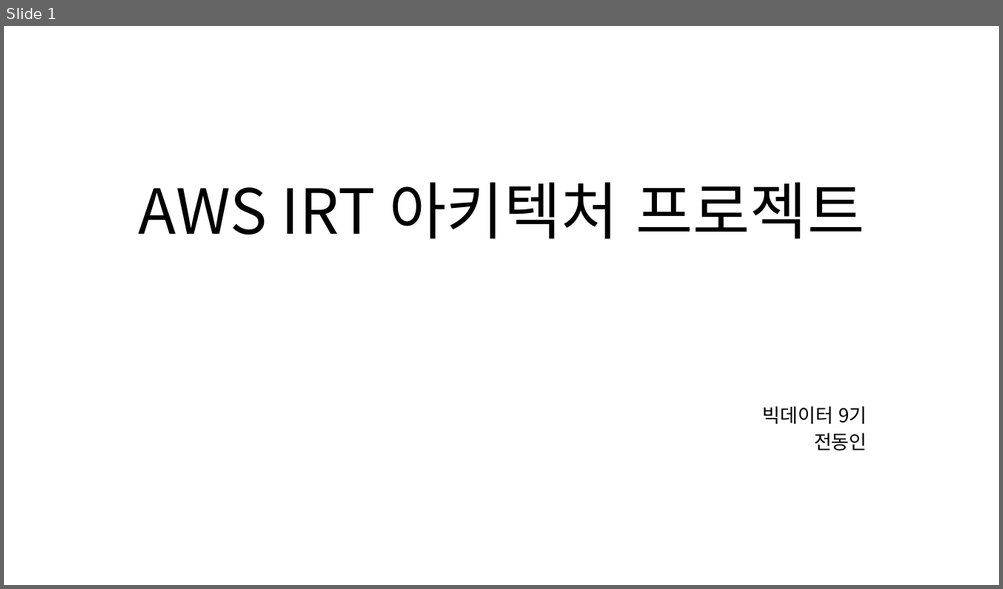
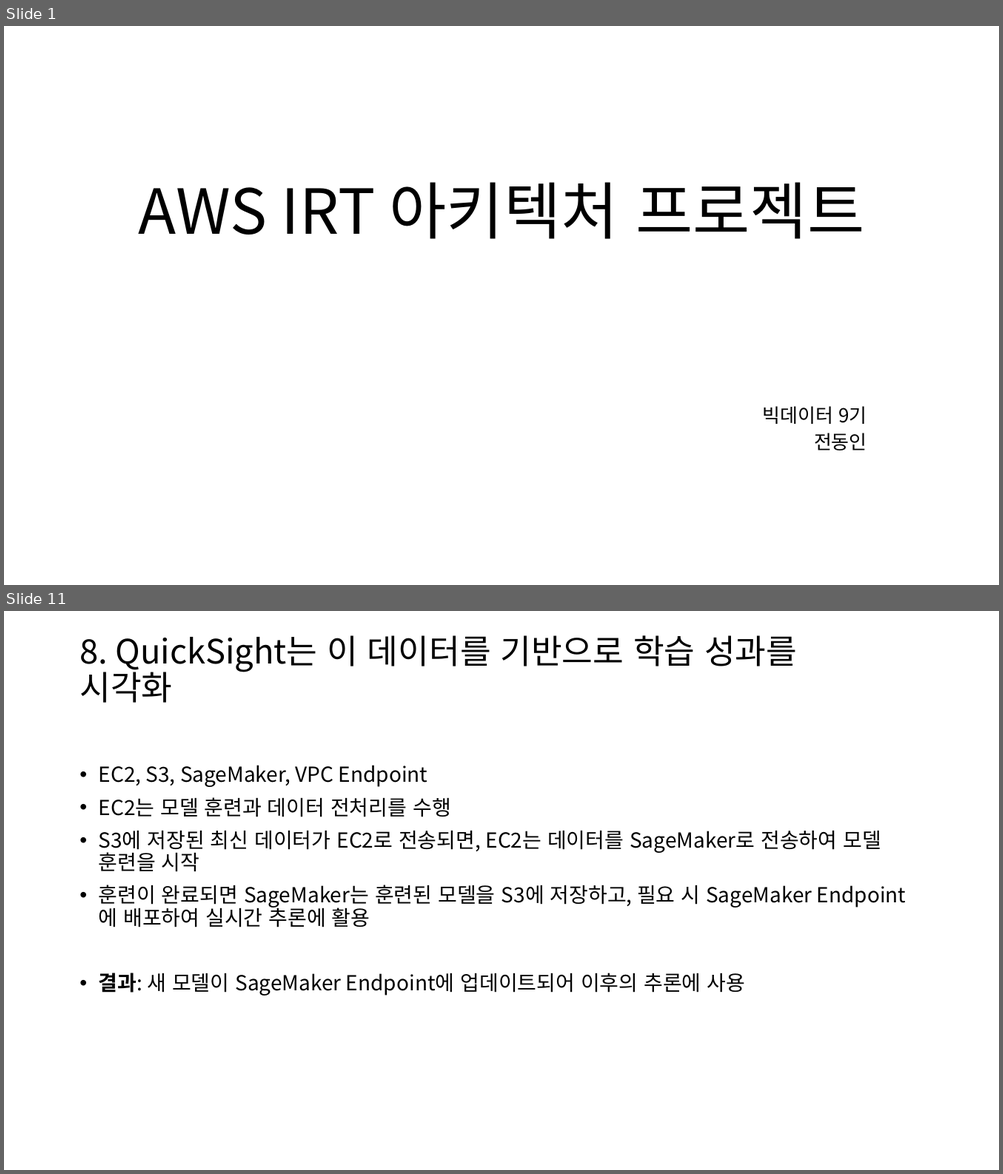
Before and after one commit to DonginJeon/Project, a slide deck: Personal/IRT_AWS/AWS IRT 아키텍처 프로젝트.pptx. Shown one above the other, each under a label of ours: slide 1 before the commit, slides 1 and 11 after it; the slides between them are not shown. The pictures are 1003x589 and 1003x1174 pixels, drawn with LibreOffice and Linux fonts; fonts in the diff are those of the drawing. Boxes give left, top, right and bottom in pixels: in the first picture for what was removed or moved away, otherwise in the second. Text is boxed around its words. In the diff, an @@ line names an element or a change of style, - is before the commit and + after.

```diff
--- a/Personal/IRT_AWS/AWS IRT 아키텍처 프로젝트.pptx
+++ b/Personal/IRT_AWS/AWS IRT 아키텍처 프로젝트.pptx
@@ slide 11 added at [4, 611, 999, 1170], background #FFFFFF @@
@@ title added at [79, 635, 797, 703], 32.4 pt, text #000000 @@
+8. QuickSight는 이 데이터를 기반으로 학습 성과를 시각화
@@ text added at [99, 765, 881, 996], 20 pt, text #000000 @@
+• EC2, S3, SageMaker, VPC Endpoint
+• EC2는 모델 훈련과 데이터 전처리를 수행
+• S3에 저장된 최신 데이터가 EC2로 전송되면, EC2는 데이터를 SageMaker로 전송하여 모델 훈련을 시작
+• 훈련이 완료되면 SageMaker는 훈련된 모델을 S3에 저장하고, 필요 시 SageMaker Endpoint에 배포하여 실시간 추론에 활용
+• 결과: 새 모델이 SageMaker Endpoint에 업데이트되어 이후의 추론에 사용
```
Also in this commit, not shown: 5 slides changed, 7 other slides added, 3 slides removed, 56 other files.
